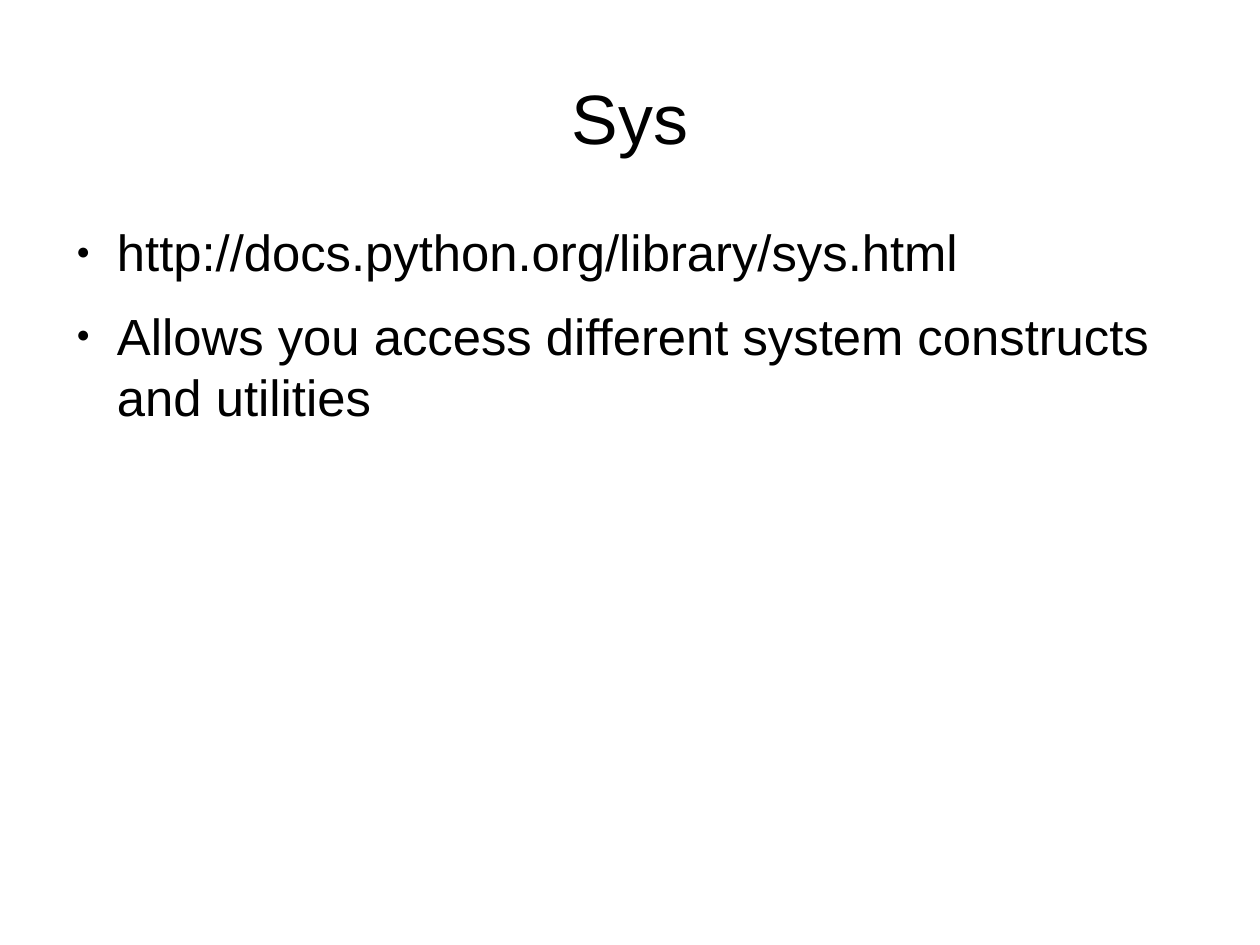
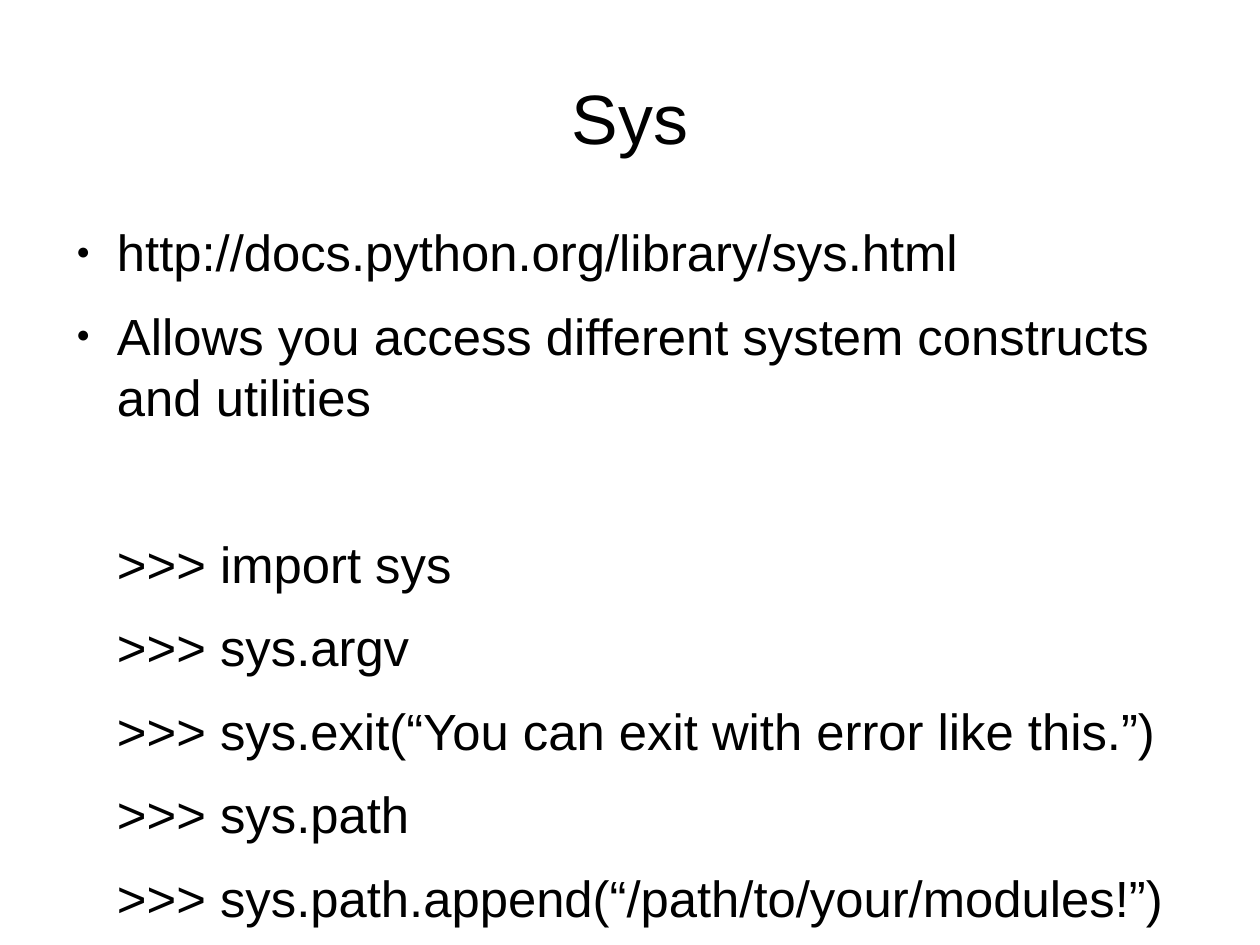
Before and after one commit to bradfordbarr/HacDC-Intro-to-Programming, a slide deck: slide 5 of class_4/class_4.odp. Drawn at 1260x945 pixels with LibreOffice and Linux fonts; fonts in the diff are those of the drawing. Boxes give left, top, right and bottom in pixels: in the first picture for what was removed or moved away, otherwise in the second. Text is boxed around its words. In the diff, an @@ line names an element or a change of style, - is before the commit and + after.

```diff
--- a/class_4/class_4.odp
+++ b/class_4/class_4.odp
@@ text at <box>220,546,1163,927</box>: paragraphs added @@
+>>> import sys
+>>> sys.argv
+>>> sys.exit(“You can exit with error like this.”)
+>>> sys.path
+>>> sys.path.append(“/path/to/your/modules!”)
```
Also in this commit, not shown: 4 other slides changed.
